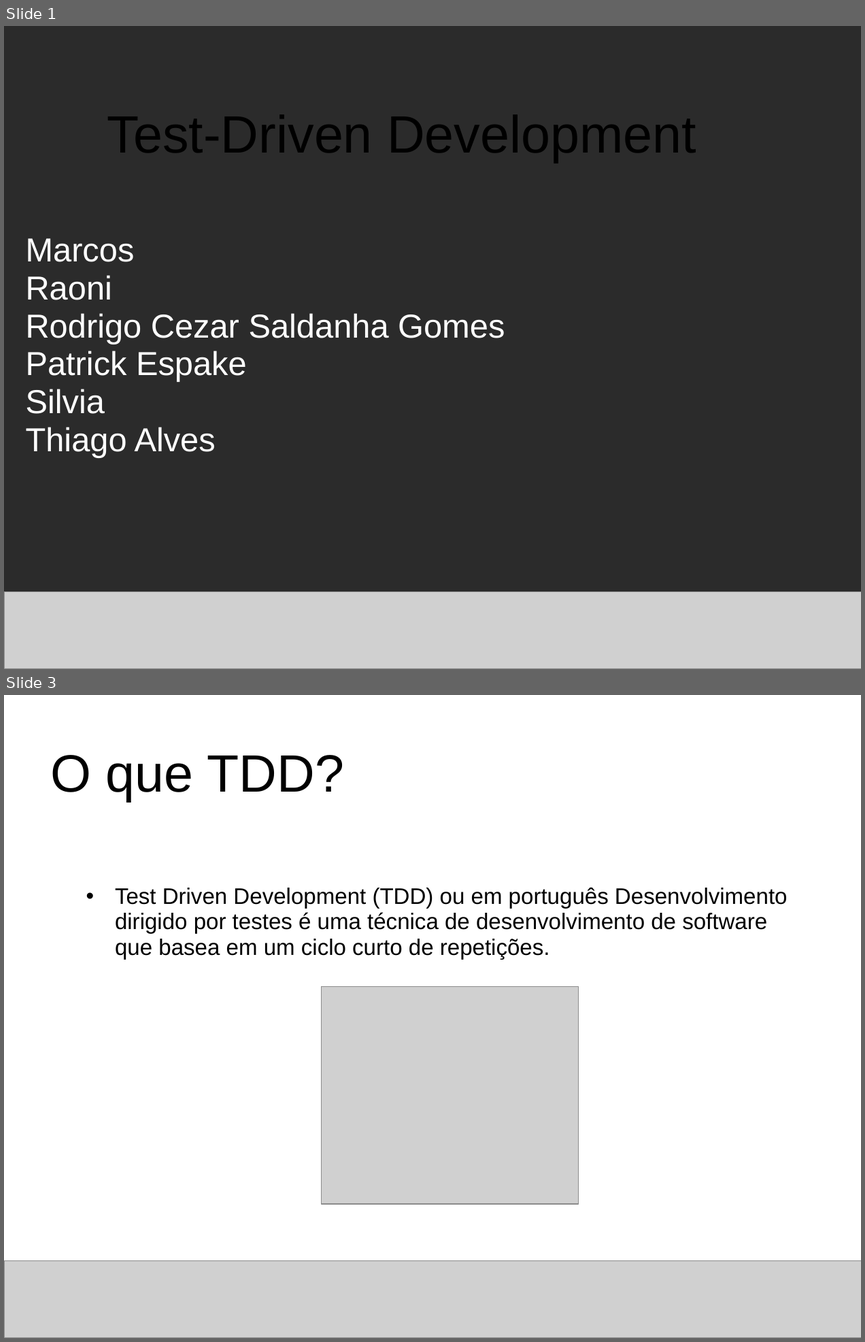
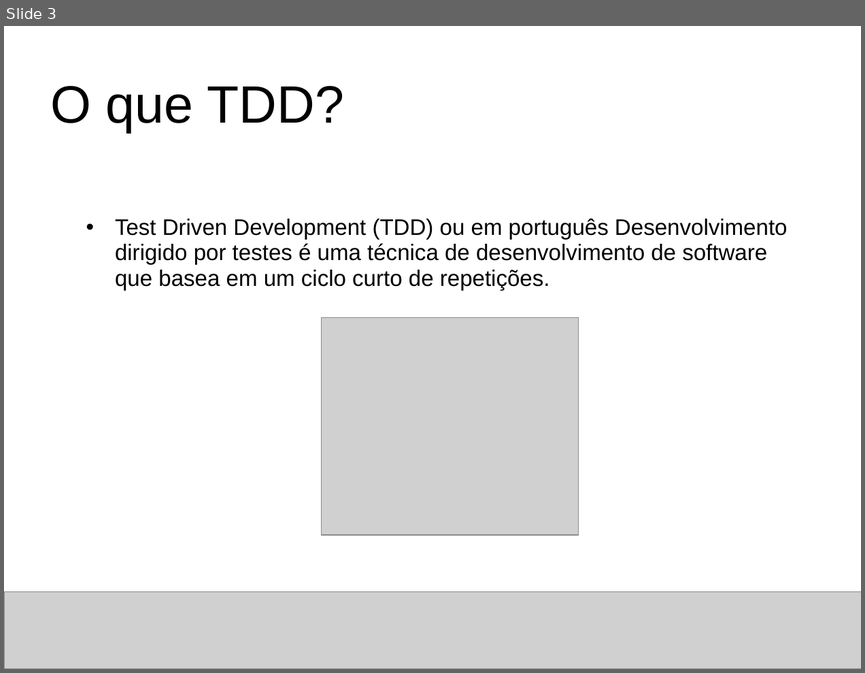
Before and after one commit to thiagoalvsantos/sabrh, a slide deck: Concepção/projeto_final_sabrh_apresentacao_proposta.ppt. Shown one above the other, each under a label of ours: slides 1 and 3 before the commit, slide 3 after it; the slides between them are not shown. The pictures are 865x1342 and 865x673 pixels, drawn with LibreOffice and Linux fonts; fonts in the diff are those of the drawing; grey boxes stand for pictures; background and template pictures are left out; a plain dark background stands for a picture behind light text. Boxes give left, top, right and bottom in pixels: in the first picture for what was removed or moved away, otherwise in the second. Text is boxed around its words. In the diff, an @@ line names an element or a change of style, - is before the commit and + after.

```diff
--- a/Concepção/projeto_final_sabrh_apresentacao_proposta.ppt
+++ b/Concepção/projeto_final_sabrh_apresentacao_proposta.ppt
@@ slide 1 removed at bbox=[4, 26, 861, 669], background picture (left out) @@
@@ title removed at bbox=[107, 115, 696, 163] @@
-Test-Driven Development
@@ subtitle removed at bbox=[26, 238, 504, 457] @@
-Marcos
-Raoni
-Rodrigo Cezar Saldanha Gomes
-Patrick Espake
-Silvia
-Thiago Alves
@@ picture removed at bbox=[4, 592, 861, 669] @@
```
Also in this commit, not shown: 2 slides added, 1 other slide removed.
